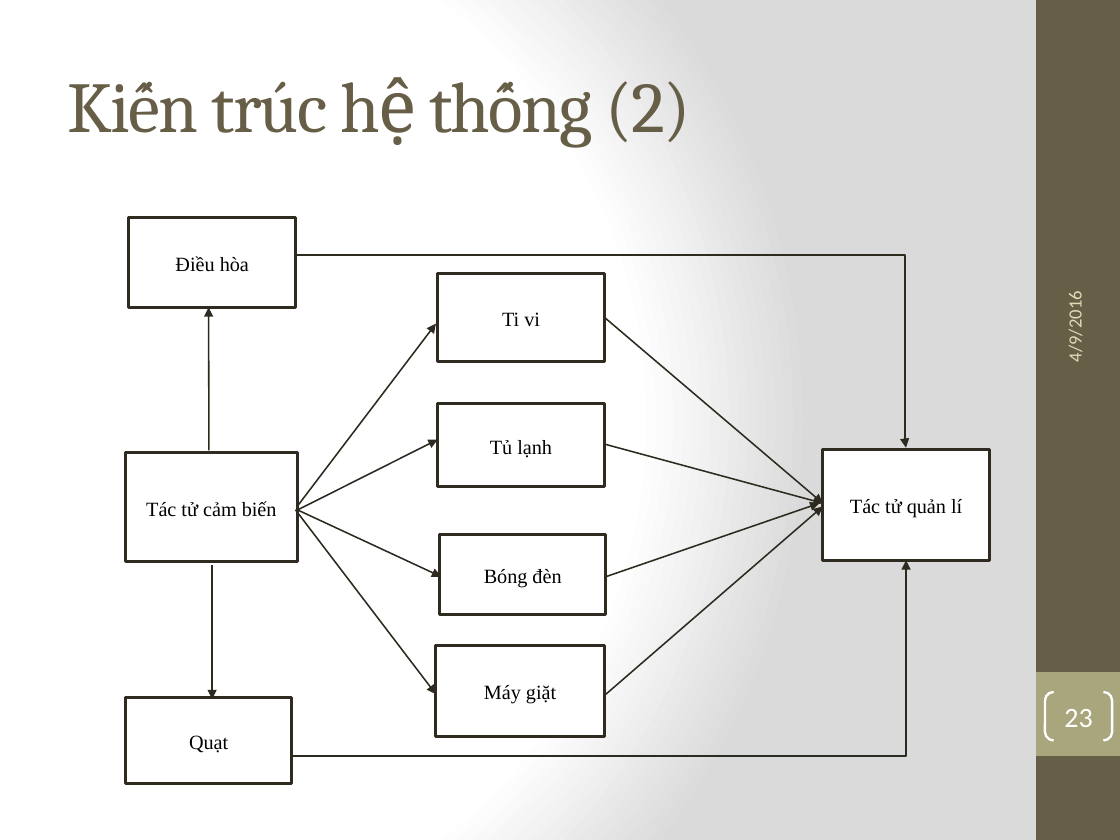
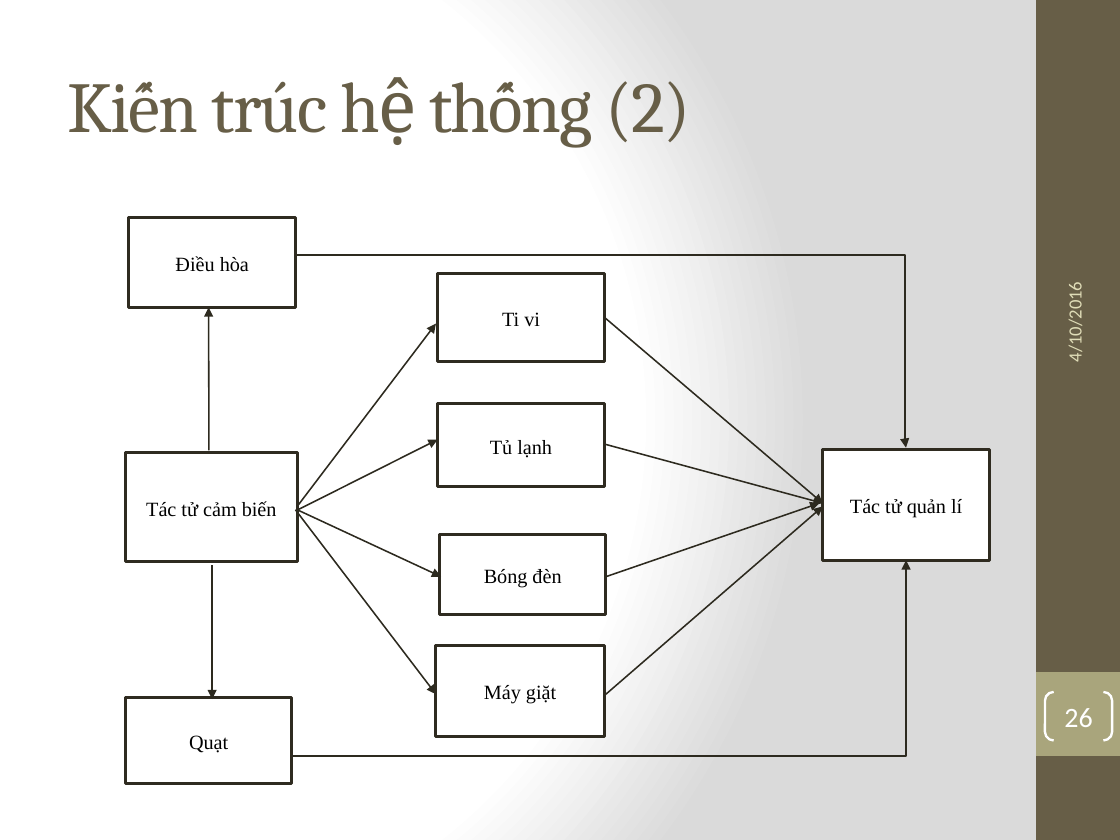
Before and after one commit to nampv92/VDHD, a slide deck: slide 26 of Group7_MultiAgentSystem_2st.pptx (slide 23 before the commit). Drawn at 1120x840 pixels with LibreOffice and Linux fonts; fonts in the diff are those of the drawing. Boxes give left, top, right and bottom in pixels: in the first picture for what was removed or moved away, otherwise in the second. Text is boxed around its words. In the diff, an @@ line names an element or a change of style, - is before the commit and + after.

```diff
--- a/Group7_MultiAgentSystem_2st.pptx
+++ b/Group7_MultiAgentSystem_2st.pptx
@@ text at (1064, 291, 1087, 361): text changed @@
-4/9/2016
+4/10/2016
@@ page number at (1064, 708, 1092, 727): text changed @@
-23
+26
```
Also in this commit, not shown: 24 other slides changed, 3 slides added, 1 other file.
